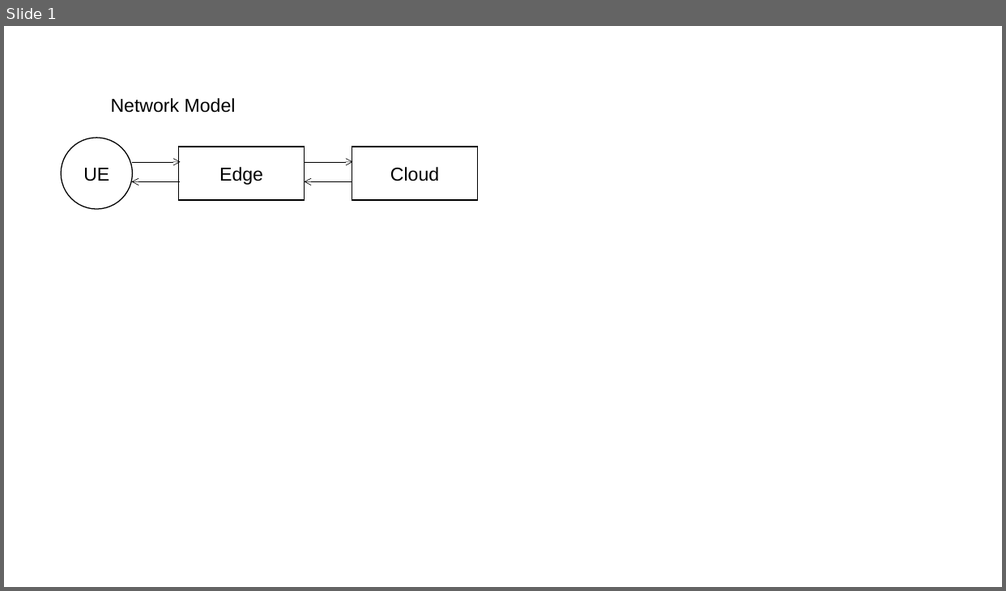
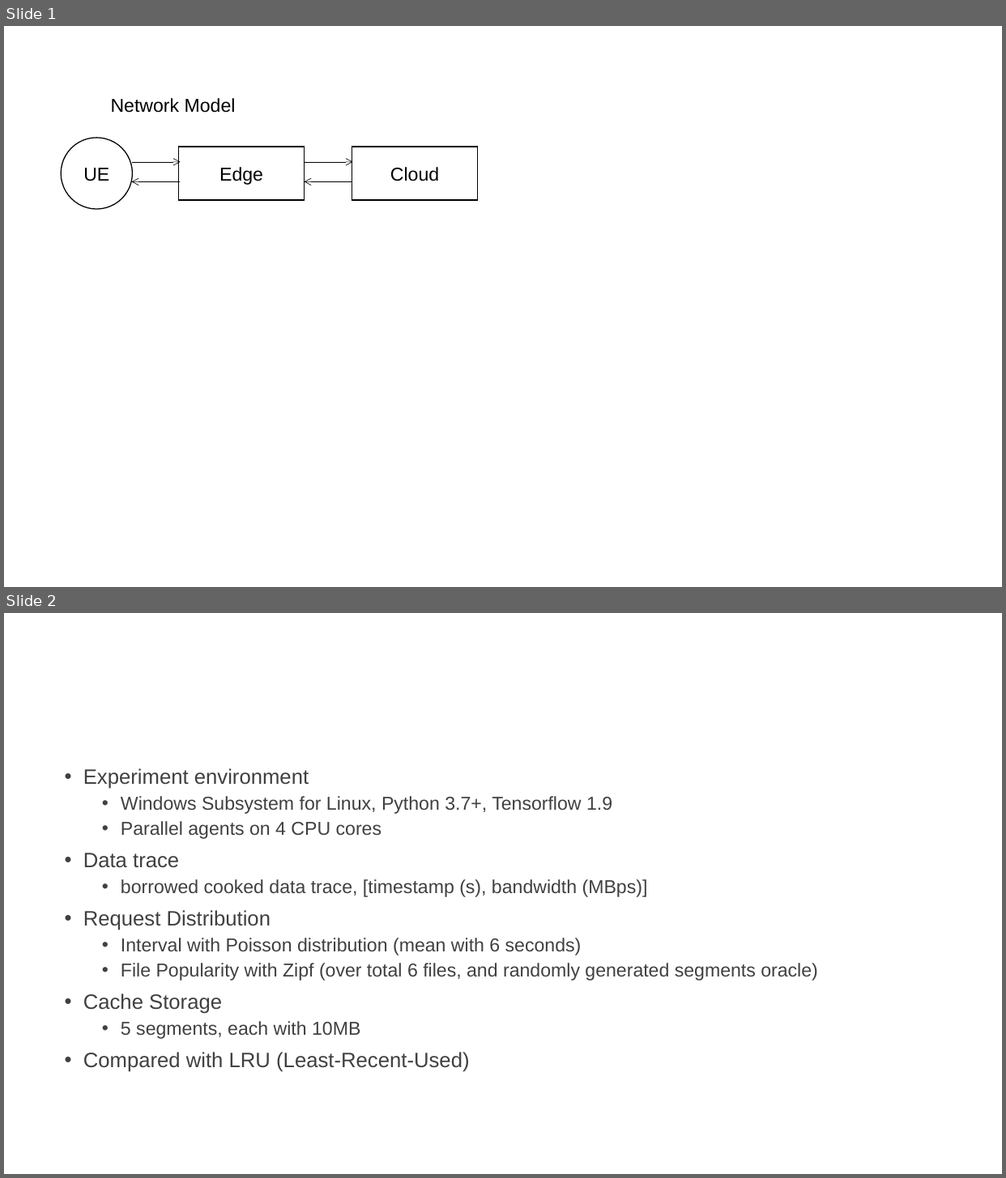
Before and after one commit to iamhyc/AutoCache, a slide deck: _thesis/images/image-prototypes.pptx. Shown one above the other, each under a label of ours: slide 1 before the commit, slides 1 and 2 after it. The pictures are 1006x591 and 1006x1178 pixels, drawn with LibreOffice and Linux fonts; fonts in the diff are those of the drawing. Boxes give left, top, right and bottom in pixels: in the first picture for what was removed or moved away, otherwise in the second. Text is boxed around its words. In the diff, an @@ line names an element or a change of style, - is before the commit and + after.

```diff
--- a/_thesis/images/image-prototypes.pptx
+++ b/_thesis/images/image-prototypes.pptx
@@ slide 2 added at <box>4,613,1002,1174</box>, background #FFFFFF @@
@@ text added at <box>83,769,818,1072</box>, 18 pt, text #404040 @@
+• Experiment environment
+  • Windows Subsystem for Linux, Python 3.7+, Tensorflow 1.9
+  • Parallel agents on 4 CPU cores
+• Data trace
+  • borrowed cooked data trace, [timestamp (s), bandwidth (MBps)]
+• Request Distribution
+  • Interval with Poisson distribution (mean with 6 seconds)
+  • File Popularity with Zipf (over total 6 files, and randomly generated segments oracle)
+• Cache Storage
+  • 5 segments, each with 10MB
+• Compared with LRU (Least-Recent-Used)
```
Also in this commit, not shown: 1 slide removed, 1 other file.
